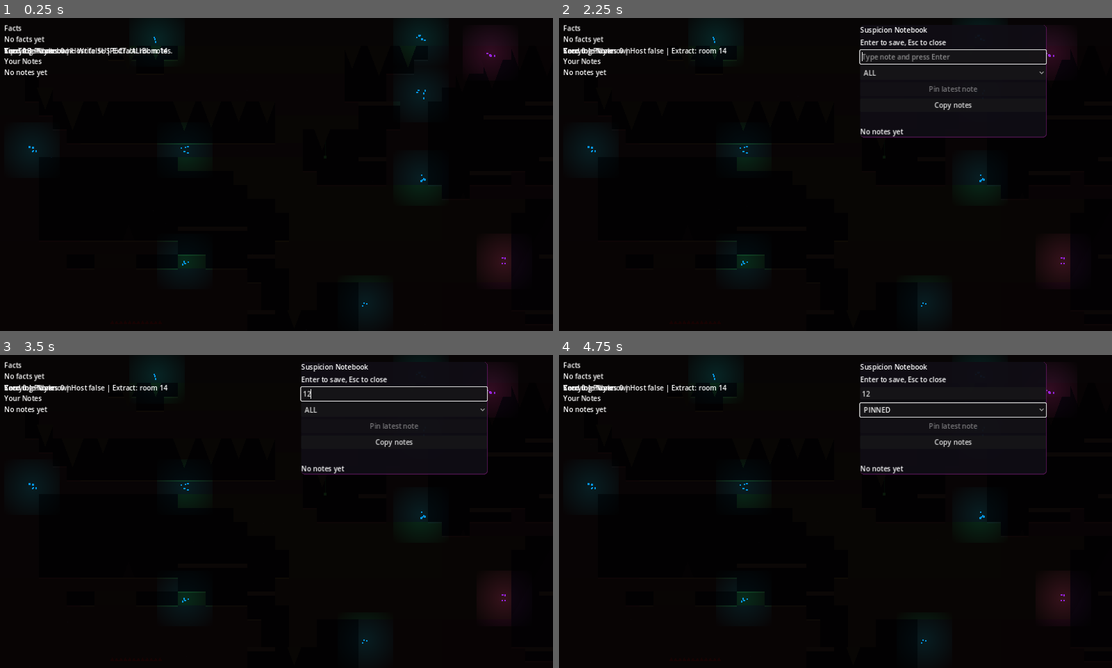
Above: before the commit, frames 1-4 (two rows, left to right).
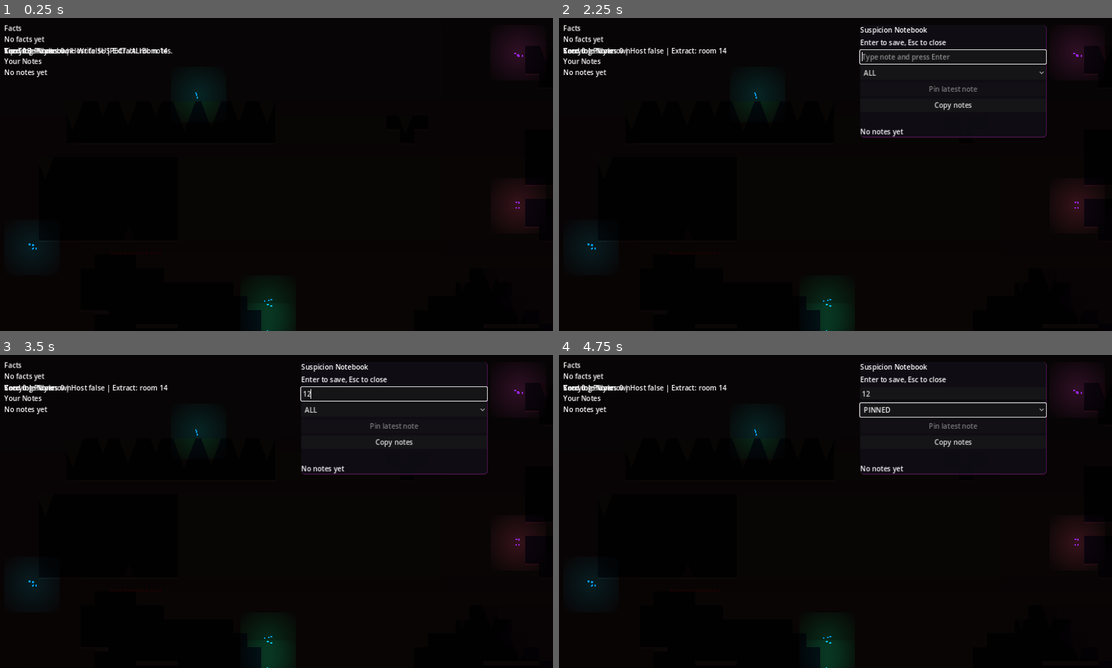
Above: after the commit, the same moments.

Repository: Jordans14/DeductionDelve
Game: Godot game, scene res://scenes/Game.tscn
Two runs of this game, one before a commit and one after it. Both use one fixed random seed, a clock stepped at 60 frames per second and the inputs below. This scene is started directly instead of the project's main scene.
Inputs (mouse positions are in pixels of both pictures, inside the frame that each line leads up to):
- Up to frame 1 (0.25 s): no input
- Up to frame 2 (2.25 s): tap Enter (ui_accept) at 0.5, 0.77, 1.25, 1.52, 2 s; hold X 0.53-1.28 s; hold Right (ui_right) 0.53-2.03 s; tap Tab at 1.35 s; hold Left (ui_left) from 2.03 s (still down); tap N at 2.1 s
- Up to frame 3 (3.5 s): release Left (ui_left) at 2.75 s; click (392, 392) at 2.77 s; type "12" at 2.85 s
- Up to frame 4 (4.75 s): click "ALL" at 3.5 s; click "Copy notes" at 4.25 s

The runs differ from the first frame. In frame 1, 3.6% of the frame differs, in the area x 4-98%, y 3-100%; in frame 2, 3.2%; in frame 3, 3.2%; in frame 4, 3.2%.

Commit message:
Ant Farm Cave Network Update: Replaced the flat-platformer logic with a true Ant Farm algorithm. Disabled the grid-based chunk connectors, reduced the baseline noise width to paper-thin organic veins (0.08 frequency), and added 50 random-walk 'digger' worms that snake in all directions inside the stone. This creates a dense, heavily walled, thin-path branching maze rather than a massive single flat tunnel.

Diff:
--- a/godot/src/gen/room_builder.gd
+++ b/godot/src/gen/room_builder.gd
@@ -110,14 +110,14 @@
 	var cave_noise := FastNoiseLite.new()
 	cave_noise.seed = run_seed
 	cave_noise.noise_type = FastNoiseLite.TYPE_SIMPLEX
-	cave_noise.frequency = 0.04
+	cave_noise.frequency = 0.06 # Higher frequency for tighter, ant-farm squiggles
 	cave_noise.fractal_type = FastNoiseLite.FRACTAL_FBM
 	cave_noise.fractal_octaves = 3
 
 	var chamber_noise := FastNoiseLite.new()
 	chamber_noise.seed = run_seed + 1337
 	chamber_noise.noise_type = FastNoiseLite.TYPE_SIMPLEX
-	chamber_noise.frequency = 0.025
+	chamber_noise.frequency = 0.04
 	chamber_noise.fractal_octaves = 2
 
 	var grid := []
@@ -127,15 +127,11 @@
 			var n : float = cave_noise.get_noise_2d(float(x), float(y))
 			var nc : float = chamber_noise.get_noise_2d(float(x), float(y))
 
-			# 0-crossing worm noise generates a deeply interconnected, sprawling maze of tunnels!
-			var is_tunnel : bool = abs(n) < 0.16
-
-			# Secondary noise carves out large, organic cave rooms
-			var is_chamber : bool = nc > 0.35
-
-			# Introduce a bit of organic roughness before smoothing
-			if randf() < 0.03:
-				is_tunnel = not is_tunnel
+			# Ant-Farm thin squiggles
+			var is_tunnel : bool = abs(n) < 0.08
+
+			# Rare tiny rooms
+			var is_chamber : bool = nc > 0.45
 
 			var is_wall : bool = not (is_tunnel or is_chamber)
 			col.append(is_wall)
@@ -167,12 +163,12 @@
 # ============================================================
 # STAGE 3: SPELUNKY DRUNKARD-WALK CRITICAL PATH
 # ============================================================
-func _carve_critical_path(grid: Array, run_seed: int, radius: float = 2.8) -> void:
+func _carve_critical_path(grid: Array, run_seed: int, radius: float = 1.8) -> void:
 	var rng := RandomNumberGenerator.new()
 	rng.seed = run_seed + 7777
 	var cx : int = GW / 2; var cy : int = 3
 	while cy < GH - 4:
-		var r_var := rng.randf_range(0.8, 1.4)
+		var r_var := rng.randf_range(0.8, 1.2)
 		_carve_circle(grid, cx, cy, int(radius * r_var)) # Clear wide main pathway
 		var r := rng.randf()
 		if r < 0.65:   cy += 1 # Increased vertical bias
@@ -183,9 +179,9 @@
 	for _b in range(6):
 		var bx : int = rng.randi_range(6, GW - 7)
 		var by : int = rng.randi_range(4, GH - 5)
-		var blen : int = rng.randi_range(6, 16)
+		var blen : int = rng.randi_range(3, 10)
 		var bdir : int = 1 if (rng.randi() % 2 == 0) else -1
-		for b in range(blen): _carve_circle(grid, bx + b * bdir, by, 3)
+		for b in range(blen): _carve_circle(grid, bx + b * bdir, by, 1)
 
 func _carve_circle(grid: Array, cx: int, cy: int, radius: int) -> void:
 	for dx in range(-radius, radius + 1):
@@ -199,73 +195,39 @@
 # STAGE 4: CHUNK BOUNDARY CONNECTORS
 # ============================================================
 func _carve_chunk_connectors(grid: Array, run_seed: int) -> void:
-	var rng := RandomNumberGenerator.new(); rng.seed = run_seed + 99
-	# Vertical passages — 3 tiles wide
-	for col in range(COLS):
-		for row in range(ROWS - 1):
-			var ox : int = rng.randi_range(CHUNK_W / 4, 3 * CHUNK_W / 4)
-			var tx : int = col * CHUNK_W + ox; var sy : int = (row + 1) * CHUNK_H
-			for py in range(sy - 2, sy + 3):
-				for px in range(tx - 1, tx + 2):
-					if px > 0 and py > 0 and px < GW - 1 and py < GH - 1: grid[px][py] = false
-	# Horizontal passages — 3 tiles tall (Skip 50% to preserve vertical walls!)
-	for col in range(COLS - 1):
-		for row in range(ROWS):
-			if rng.randf() < 0.5: continue
-			var oy : int = rng.randi_range(CHUNK_H / 4, 3 * CHUNK_H / 4)
-			var sx2 : int = (col + 1) * CHUNK_W; var ty : int = row * CHUNK_H + oy
-			for px in range(sx2 - 2, sx2 + 3):
-				for py in range(ty - 1, ty + 2):
-					if px > 0 and py > 0 and px < GW - 1 and py < GH - 1: grid[px][py] = false
-
-# ============================================================
-# STAGE 4b: WINDING PATHWAYS (Replaces huge chambers)
+	# Disabled to prevent "flat platformer rooms" look!
+	pass
+
+# ============================================================
+# STAGE 4b: WINDING PATHWAYS (The Ant Farm Diggers)
 # ============================================================
 func _carve_pathways(grid: Array, run_seed: int) -> void:
 	var rng := RandomNumberGenerator.new(); rng.seed = run_seed + 54321
-	# 8 Horizontal Worms (Wide, spanning sections)
-	for _i in range(8):
-		var cx : int = rng.randi_range(6, GW - 6)
-		var cy : int = rng.randi_range(6, GH - 6)
-		var length : int = rng.randi_range(25, 45)
-		var thickness : int = rng.randi_range(3, 5)
-		var y_drift : float = 0.0
-		var slope : float = rng.randf_range(-0.4, 0.4)
+
+	# Spawn 50 "Ant Farm Diggers" to create a web of thin paths
+	for _i in range(50):
+		var px : float = rng.randf_range(10, GW - 10)
+		var py : float = rng.randf_range(10, GH - 10)
+		var dir : float = rng.randf_range(0, TAU)
+		var length : int = rng.randi_range(40, 90)
+		var thickness : int = rng.randi_range(1, 3) # Very tight passages (1 to 2 radius mostly)
+
 		for i in range(length):
-			var px : int = cx + i
-			if px >= GW - 1: break
-			var py : int = int(cy + y_drift)
-			for dx in range(-thickness, thickness):
-				for dy in range(-thickness, thickness):
+			# Dig
+			for dx in range(-thickness, thickness + 1):
+				for dy in range(-thickness, thickness + 1):
 					if dx*dx + dy*dy <= thickness * thickness:
-						var fx : int = px + dx; var fy : int = py + dy
+						var fx : int = int(px) + dx
+						var fy : int = int(py) + dy
 						if fx > 0 and fy > 0 and fx < GW - 1 and fy < GH - 1:
 							grid[fx][fy] = false
-			y_drift += slope
-			slope += rng.randf_range(-0.15, 0.15)
-			slope = clamp(slope, -0.8, 0.8)
-
-	# 8 Vertical Worms (Ascending shafts between horizontal platforms)
-	for _i in range(8):
-		var cx : int = rng.randi_range(6, GW - 6)
-		var cy : int = rng.randi_range(GH / 2, GH - 6)
-		var length : int = rng.randi_range(20, 35)
-		var thickness : int = rng.randi_range(3, 5)
-		var x_drift : float = 0.0
-		var slope : float = rng.randf_range(-0.3, 0.3)
-		for i in range(length):
-			var py : int = cy - i
-			if py <= 1: break
-			var px : int = int(cx + x_drift)
-			for dx in range(-thickness, thickness):
-				for dy in range(-thickness, thickness):
-					if dx*dx + dy*dy <= thickness * thickness:
-						var fx : int = px + dx; var fy : int = py + dy
-						if fx > 0 and fy > 0 and fx < GW - 1 and fy < GH - 1:
-							grid[fx][fy] = false
-			x_drift += slope
-			slope += rng.randf_range(-0.1, 0.1)
-			slope = clamp(slope, -0.5, 0.5)
+
+			# Random organic drift (Brownian motion)
+			dir += rng.randf_range(-0.5, 0.5)
+			px += cos(dir) * 1.5
+			py += sin(dir) * 1.5
+
+			if px <= 2 or px >= GW - 3 or py <= 2 or py >= GH - 3: break
 
 # ============================================================
 # STAGE 6: SETTLEMENT POCKETS — flat-floored meeting areas
